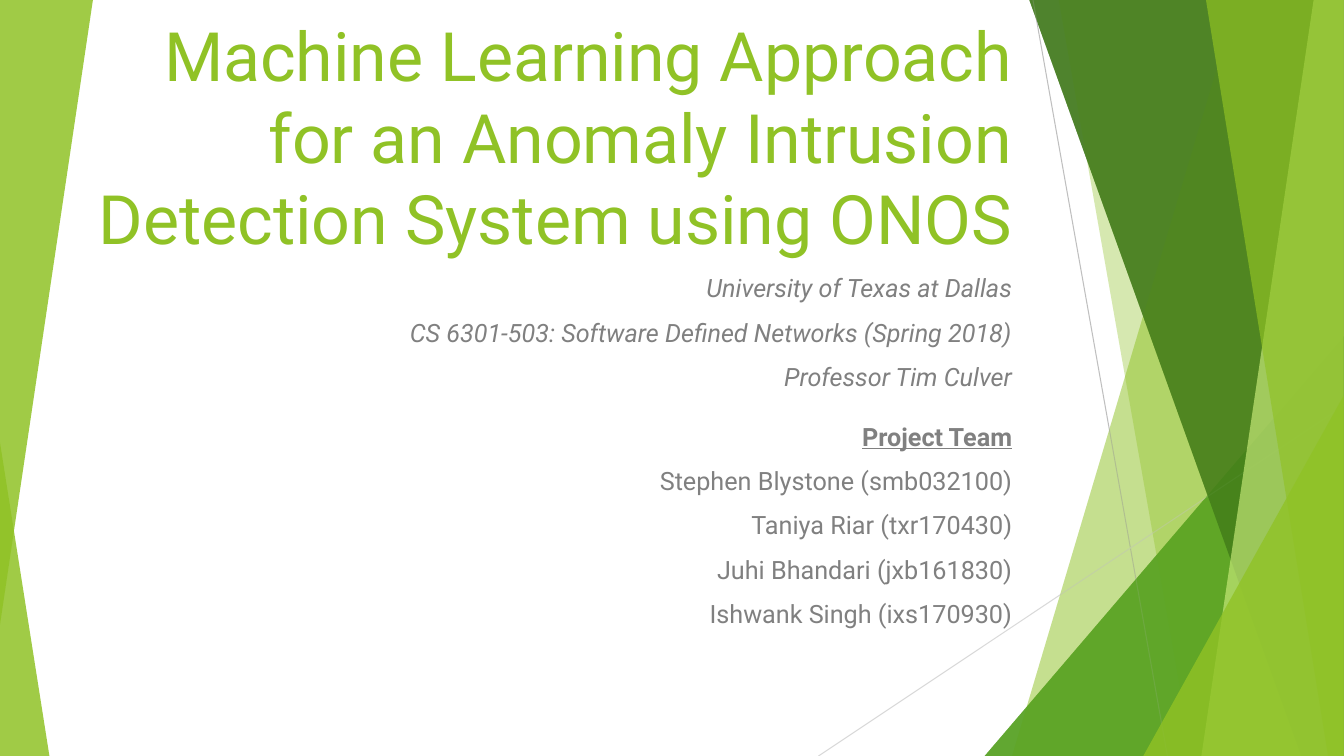
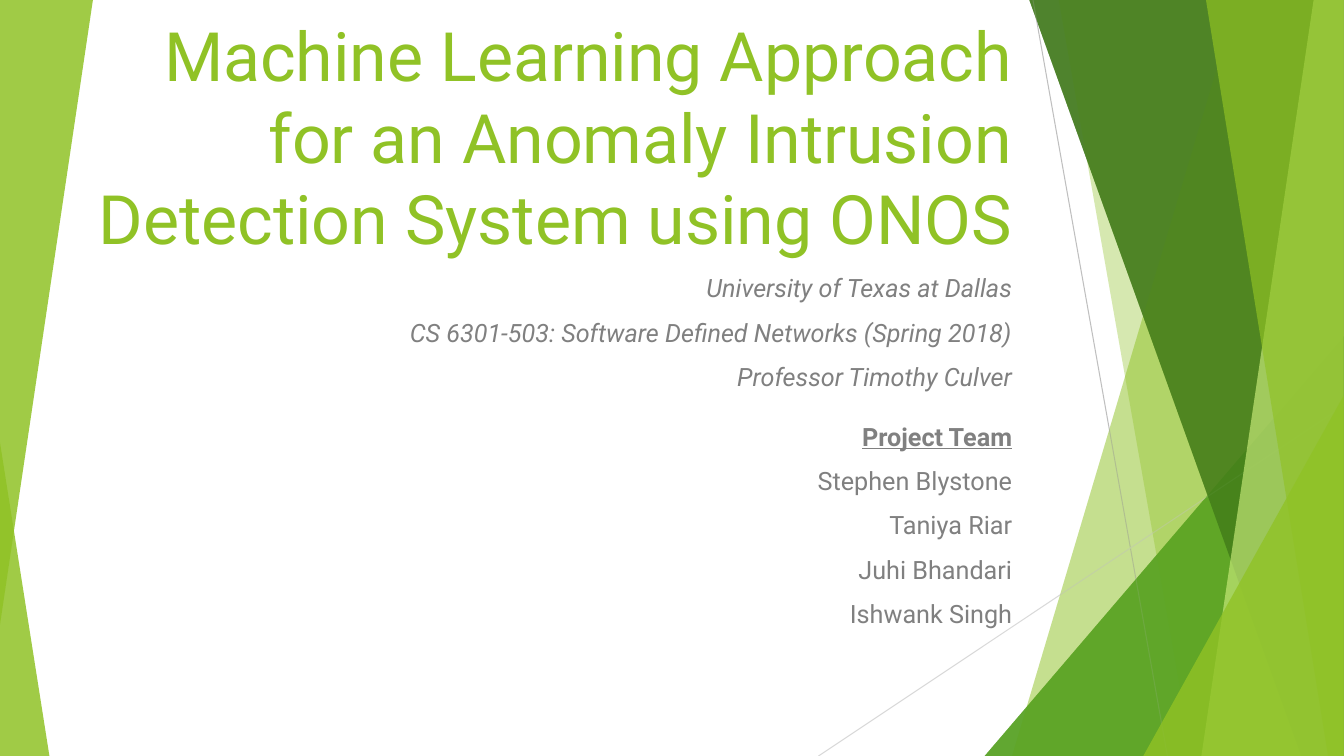
Before and after one commit to blynotes/CS6301_SDN, a slide deck: slide 1 of project_ppt.pptx. Drawn at 1344x756 pixels with LibreOffice and Linux fonts; fonts in the diff are those of the drawing. Boxes give left, top, right and bottom in pixels: in the first picture for what was removed or moved away, otherwise in the second. Text is boxed around its words. In the diff, an @@ line names an element or a change of style, - is before the commit and + after.

```diff
--- a/project_ppt.pptx
+++ b/project_ppt.pptx
@@ subtitle at [737, 367, 1012, 392]: text changed @@
-Professor Tim Culver
+Professor Timothy Culver
@@ subtitle at [818, 471, 1012, 628]: text changed @@
-Stephen Blystone (smb032100)
-Taniya Riar (txr170430)
-Juhi Bhandari (jxb161830)
-Ishwank Singh (ixs170930)
+Stephen Blystone
+Taniya Riar
+Juhi Bhandari
+Ishwank Singh
```
Also in this commit, not shown: 1 other slide changed, 2 slides added, 1 other file.
